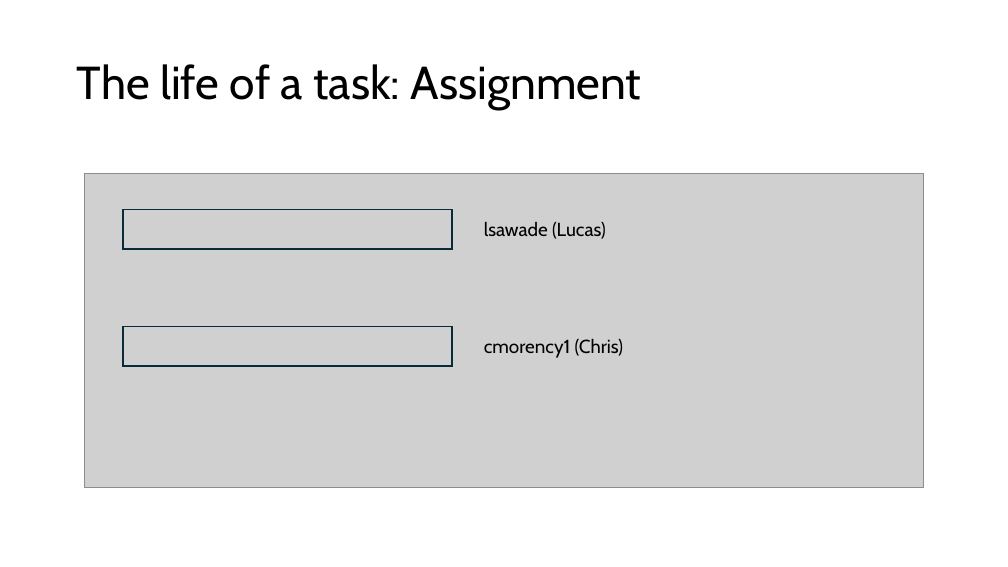
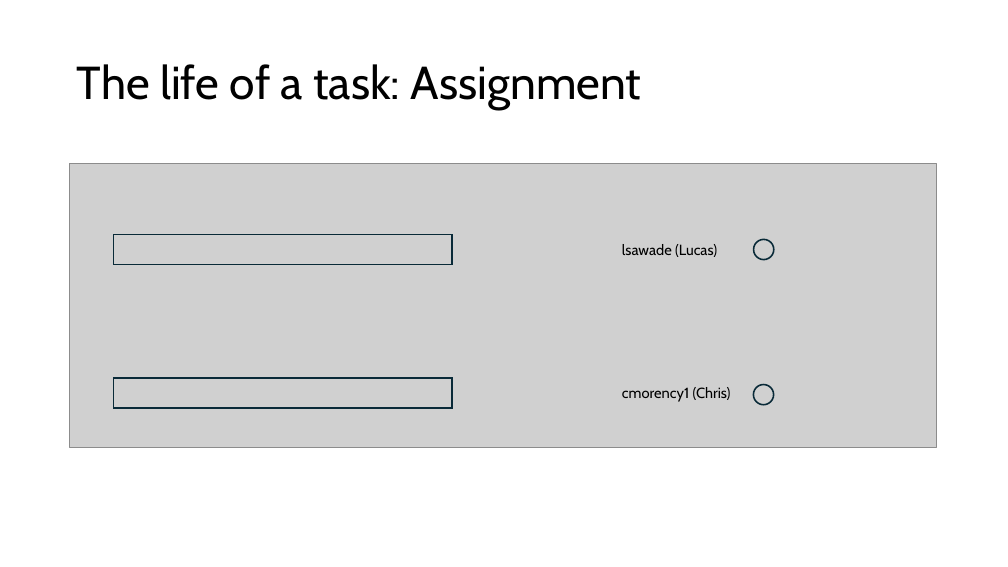
Before and after one commit to PrincetonUniversity/specfempp-notes, a slide deck: slide 9 of presentations/2025/03/Princeton_LLNL_Hackathon/Git_development_Workflow.pptx (slide 7 before the commit). Drawn at 1008x567 pixels with LibreOffice and Linux fonts; fonts in the diff are those of the drawing; grey boxes stand for pictures. Boxes give left, top, right and bottom in pixels: in the first picture for what was removed or moved away, otherwise in the second. Text is boxed around its words. In the diff, an @@ line names an element or a change of style, - is before the commit and + after.

```diff
--- a/presentations/2025/03/Princeton_LLNL_Hackathon/Git_development_Workflow.pptx
+++ b/presentations/2025/03/Princeton_LLNL_Hackathon/Git_development_Workflow.pptx
@@ picture: place and size @@
-picture at box(85, 174, 924, 488)
+picture at box(70, 164, 937, 448)
@@ rectangle: place and size @@
-rectangle at box(123, 209, 451, 249)
+rectangle at box(113, 234, 452, 265)
@@ text "lsawade (Lucas)": place and size @@
-text "lsawade (Lucas)" at box(484, 222, 606, 239)
+text "lsawade (Lucas)" at box(622, 244, 717, 257)
@@ text "lsawade (Lucas)" at box(622, 244, 717, 257): size 18 to 14 pt @@
@@ ellipse added at box(754, 240, 774, 260), outline #092A39 1.5 pt @@
@@ rectangle: place and size @@
-rectangle at box(123, 327, 451, 366)
+rectangle at box(113, 378, 452, 408)
@@ text "cmorency1 (Chris)" at box(622, 387, 731, 402): size 18 to 14 pt @@
@@ text "cmorency1 (Chris)": place and size @@
-text "cmorency1 (Chris)" at box(484, 339, 624, 358)
+text "cmorency1 (Chris)" at box(622, 387, 731, 402)
@@ ellipse added at box(754, 385, 774, 405), outline #092A39 1.5 pt @@
```
Also in this commit, not shown: 6 other slides changed, 3 slides added, 1 slide removed.
